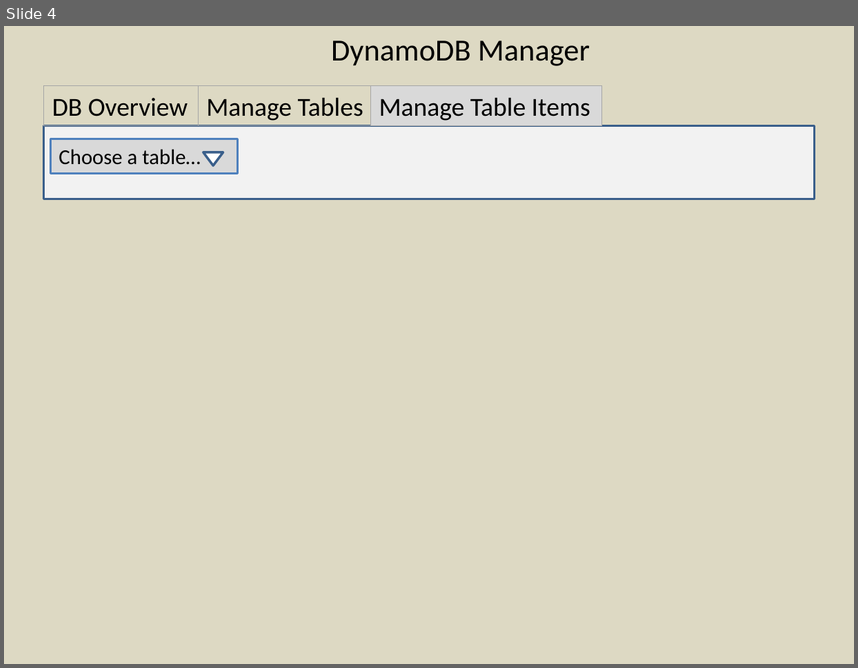
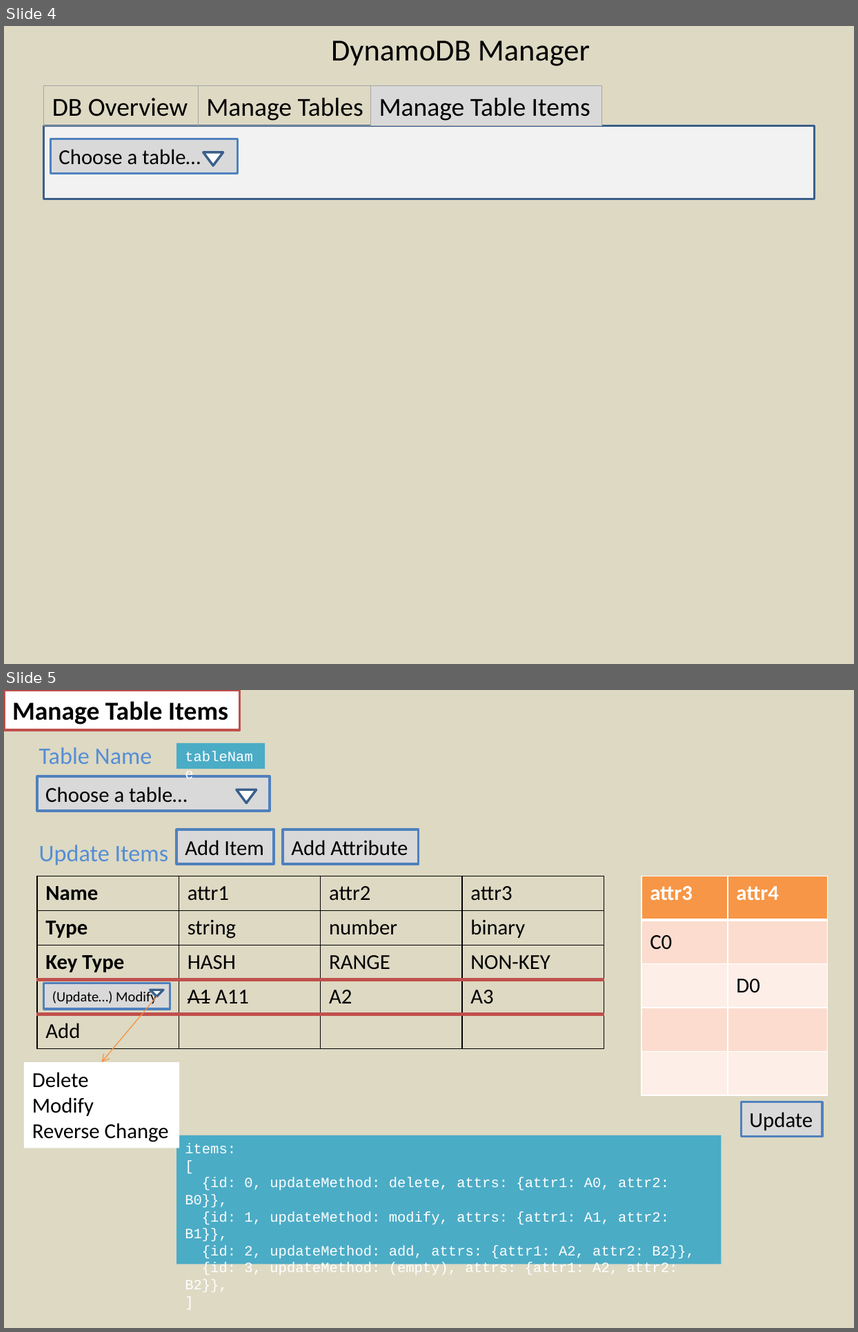
Before and after one commit to joycejoyce/DynamoDBManager, a slide deck: design/DynamoDB Manager.pptx. Shown one above the other, each under a label of ours: slide 4 before the commit, slides 4 and 5 after it. The pictures are 858x668 and 858x1332 pixels, drawn with LibreOffice and Linux fonts; fonts in the diff are those of the drawing; background and template pictures are left out. Boxes give left, top, right and bottom in pixels: in the first picture for what was removed or moved away, otherwise in the second. Text is boxed around its words. In the diff, an @@ line names an element or a change of style, - is before the commit and + after.

Commit message:
Update item mothod: delete/edit/undo (on-going)

```diff
--- a/design/DynamoDB Manager.pptx
+++ b/design/DynamoDB Manager.pptx
@@ slide 5 added at [4, 690, 854, 1328], background #DDD9C3 @@
@@ rectangle added at [4, 690, 239, 730], fill #FFFFFF, outline #C0504D 2 pt, 22 pt, text #000000, bold @@
+Manage Table Items
@@ text added at [39, 747, 152, 764], 20 pt, text #558ED5 @@
+Table Name
@@ rectangle added at [176, 742, 265, 768], fill #4BACC6, 12 pt, text #FFFFFF @@
+tableName
@@ rectangle added at [37, 777, 269, 811], fill #D9D9D9, outline #4F81BD 2 pt, 18 pt, text #000000 @@
+Choose a table…
@@ flow chart merge added at [236, 789, 256, 803], fill #FFFFFF, outline #3A5F8C 2 pt @@
@@ rectangle added at [176, 829, 274, 863], fill #D9D9D9, outline #4F81BD 2 pt, 18 pt, text #000000 @@
+Add Item
@@ rectangle added at [283, 829, 419, 863], fill #D9D9D9, outline #4F81BD 2 pt, 18 pt, text #000000 @@
+Add Attribute
@@ text added at [39, 845, 169, 865], 20 pt, text #558ED5 @@
+Update Items
@@ table added at [37, 876, 605, 1049], 5 rows, 4 columns @@
+Name | attr1 | attr2 | attr3
+Type | string | number | binary
+Key Type | HASH | RANGE | NON-KEY
+ | A1 A11 | A2 | A3
+Add |  |  | 
@@ table added at [642, 876, 828, 1096], 5 rows, 2 columns @@
+attr3 | attr4
+C0 | 
+ | D0
+ | 
+ | 
@@ rectangle added at [44, 983, 170, 1009], fill #D9D9D9, outline #4F81BD 2 pt, 12 pt, text #000000 @@
+(Update…) Modify
@@ arrow added from (157, 996) to (102, 1063), #F69240 0.75 pt @@
@@ flow chart merge added at [150, 990, 164, 997], fill #FFFFFF, outline #3A5F8C 2 pt @@
@@ rectangle added at [23, 1063, 179, 1148], fill #FFFFFF, 18 pt, text #000000 @@
+Delete
+Modify
+Reverse Change
@@ rectangle added at [741, 1101, 822, 1136], fill #D9D9D9, outline #4F81BD 2 pt, 18 pt, text #000000 @@
+Update
@@ rectangle added at [176, 1134, 722, 1263], fill #4BACC6, 12 pt, text #FFFFFF @@
+items:
+[
+{id: 0, updateMethod: delete, attrs: {attr1: A0, attr2: B0}},
+{id: 1, updateMethod: modify, attrs: {attr1: A1, attr2: B1}},
+{id: 2, updateMethod: add, attrs: {attr1: A2, attr2: B2}},
+{id: 3, updateMethod: (empty), attrs: {attr1: A2, attr2: B2}},
+]
```
Also in this commit, not shown: 5 other files.
